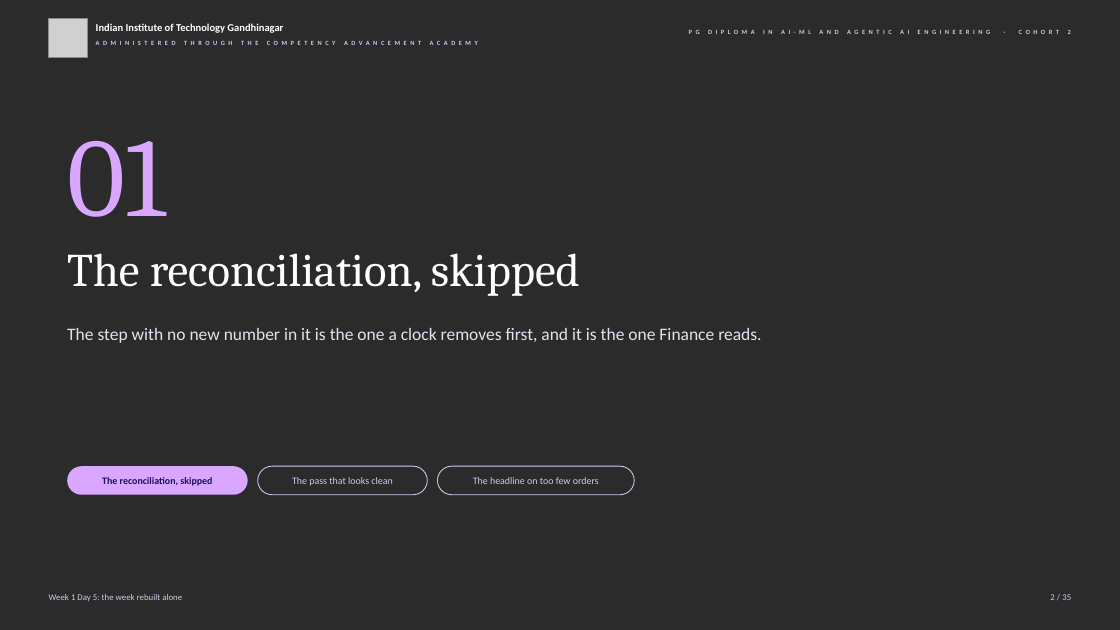
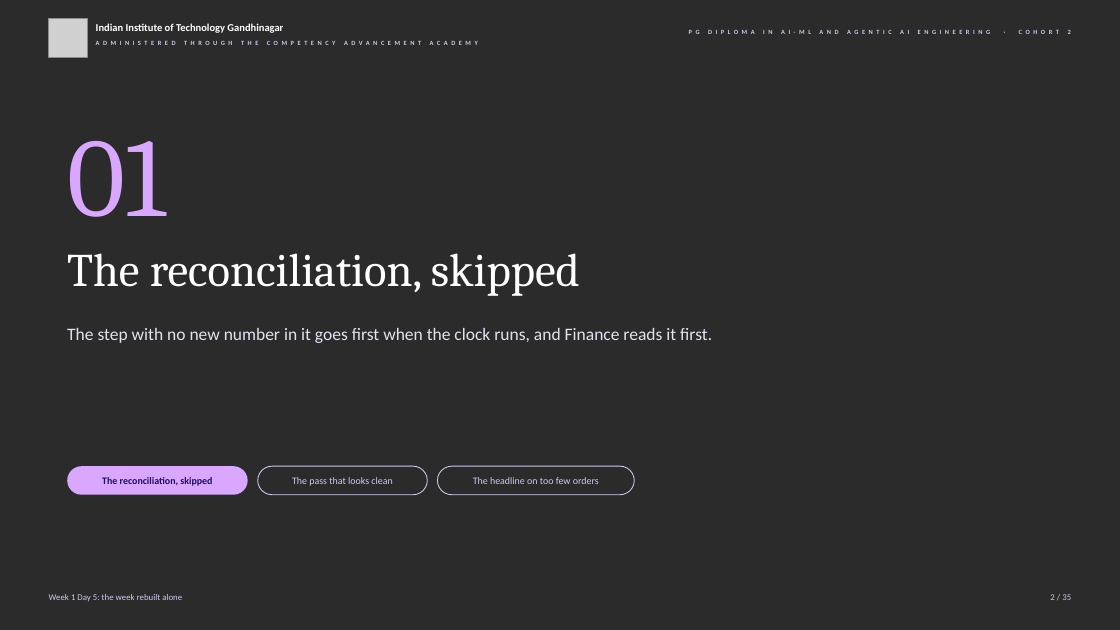
Before and after one commit to fde-academy-lab/c2-content-factory, a slide deck: slide 2 of content/W01/D5/slides/C2_W01_D05_debrief_STUDENT.pptx. Drawn at 1120x630 pixels with LibreOffice and Linux fonts; fonts in the diff are those of the drawing; grey boxes stand for pictures; background and template pictures are left out; a plain dark background stands for a picture behind light text. Boxes give left, top, right and bottom in pixels: in the first picture for what was removed or moved away, otherwise in the second. Text is boxed around its words. In the diff, an @@ line names an element or a change of style, - is before the commit and + after.

```diff
--- a/content/W01/D5/slides/C2_W01_D05_debrief_STUDENT.pptx
+++ b/content/W01/D5/slides/C2_W01_D05_debrief_STUDENT.pptx
@@ text at (x1=67, y1=328, x2=712, y2=343): text changed @@
-The step with no new number in it is the one a clock removes first, and it is the one Finance reads.
+The step with no new number in it goes first when the clock runs, and Finance reads it first.
```
Also in this commit, not shown: 5 other slides changed, 14 other files.
